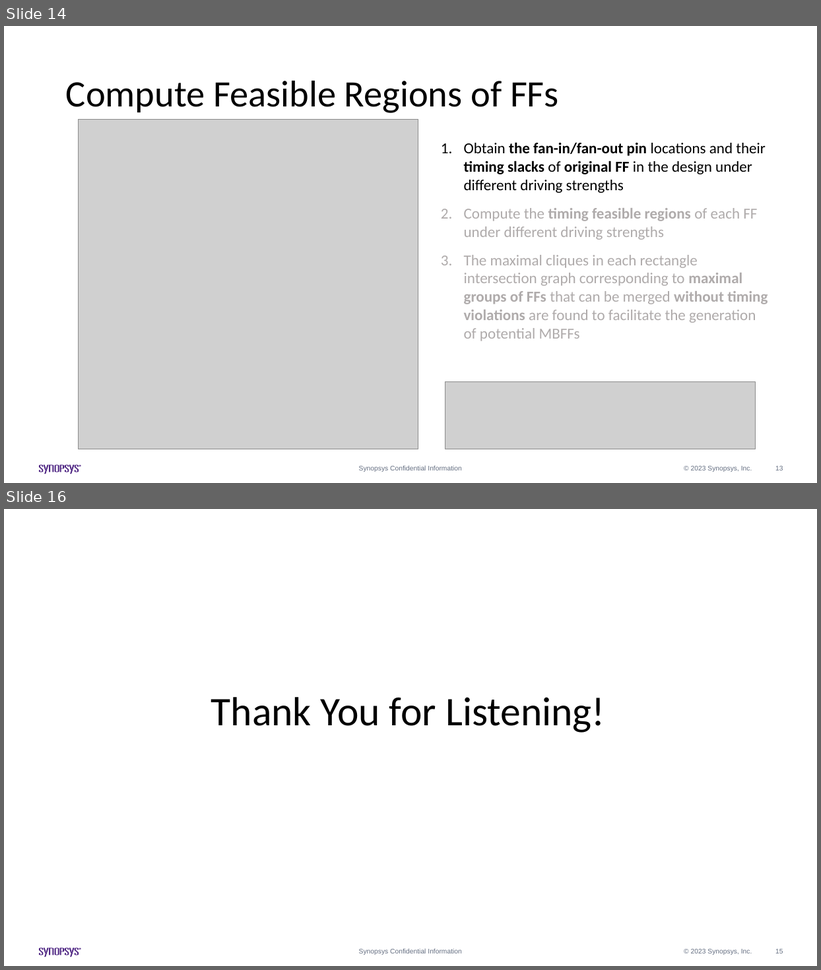
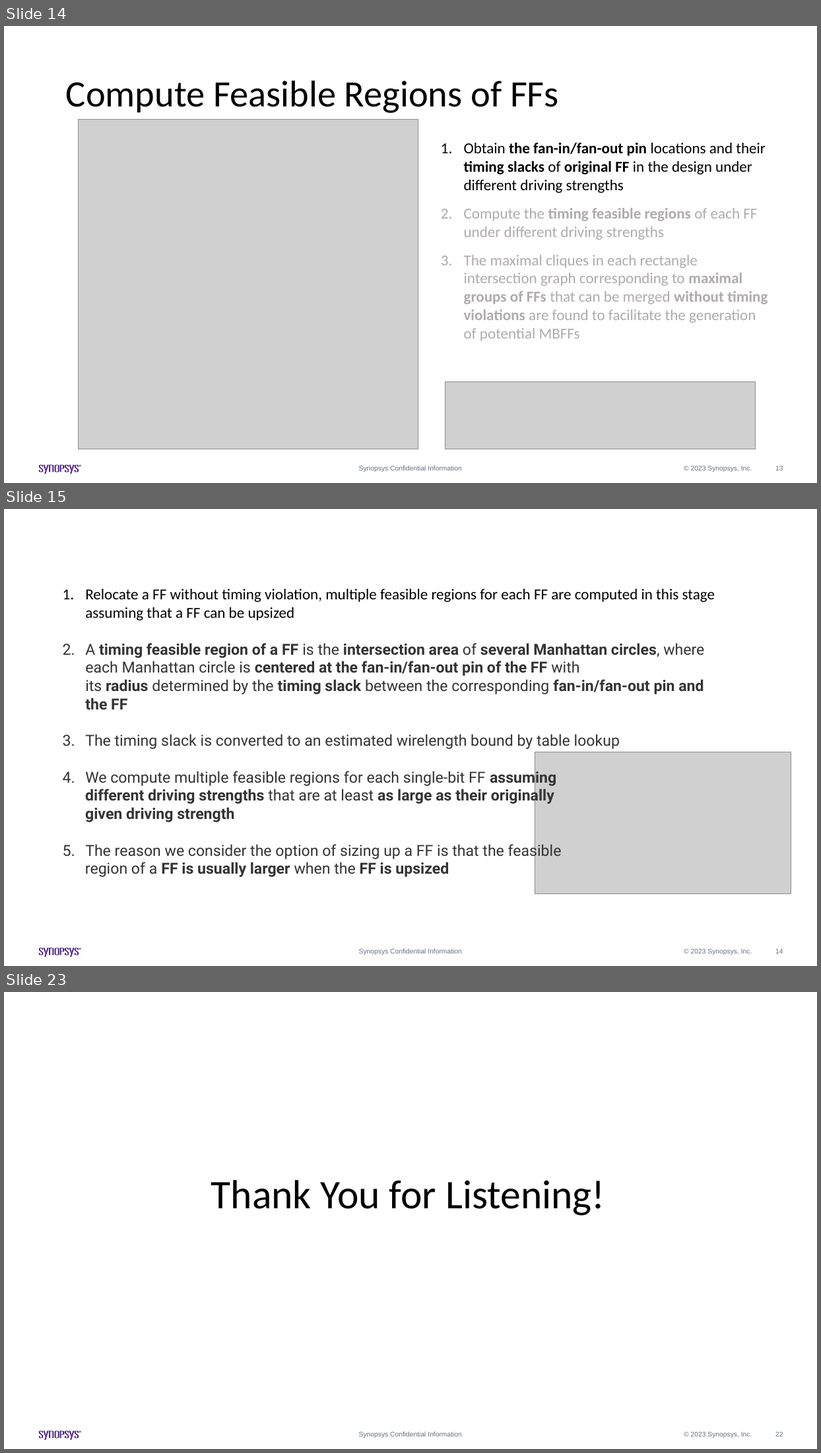
Before and after one commit to Pacific-Feng-Studuies/Studied-Papers, a slide deck: Synopsys Intern/Generation of Mixed-Driving Multi-Bit Flip-Flops for Power/Generation of Mixed-Driving Multi-Bit Flip-Flops for Power.pptx. Shown one above the other, each under a label of ours: slides 14 and 16 before the commit, slides 14, 15 and 23 after it; the slides between them are not shown. The pictures are 821x970 and 821x1453 pixels, drawn with LibreOffice and Linux fonts; fonts in the diff are those of the drawing; grey boxes stand for pictures. Boxes give left, top, right and bottom in pixels: in the first picture for what was removed or moved away, otherwise in the second. Text is boxed around its words. In the diff, an @@ line names an element or a change of style, - is before the commit and + after.

Commit message:
2023/06/20

```diff
--- a/Synopsys Intern/Generation of Mixed-Driving Multi-Bit Flip-Flops for Power/Generation of Mixed-Driving Multi-Bit Flip-Flops for Power.pptx
+++ b/Synopsys Intern/Generation of Mixed-Driving Multi-Bit Flip-Flops for Power/Generation of Mixed-Driving Multi-Bit Flip-Flops for Power.pptx
@@ slide 15 added at box(4, 509, 817, 966), background #FFFFFF; not listed: 14 template elements that a slide beside it also shows @@
@@ text added at box(85, 589, 715, 877), 18 pt, text #333333 @@
+1. Relocate a FF without timing violation, multiple feasible regions for each FF are computed in this stage assuming that a FF can be upsized
+2. A timing feasible region of a FF is the intersection area of several Manhattan circles, where each Manhattan circle is centered at the fan-in/fan-out pin of the FF with its radius determined by the timing slack between the corresponding fan-in/fan-out pin and the FF
+3. The timing slack is converted to an estimated wirelength bound by table lookup
+4. We compute multiple feasible regions for each single-bit FF assuming
+different driving strengths that are at least as large as their originally
+given driving strength
+5. The reason we consider the option of sizing up a FF is that the feasible
+region of a FF is usually larger when the FF is upsized
@@ picture added at box(535, 753, 791, 894) @@
@@ what was slide 16 is now slide 23 @@
@@ page number at box(776, 1432, 783, 1437): text changed @@
-15
+22
```
Also in this commit, not shown: 7 other slides added, 1 slide removed.
